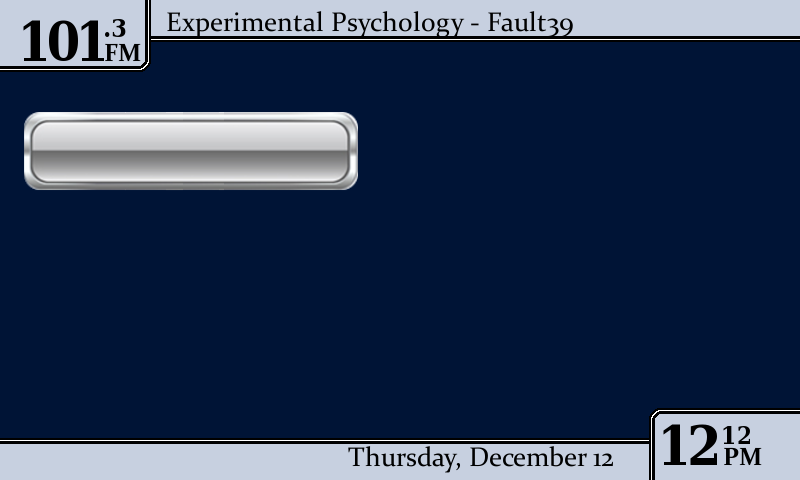
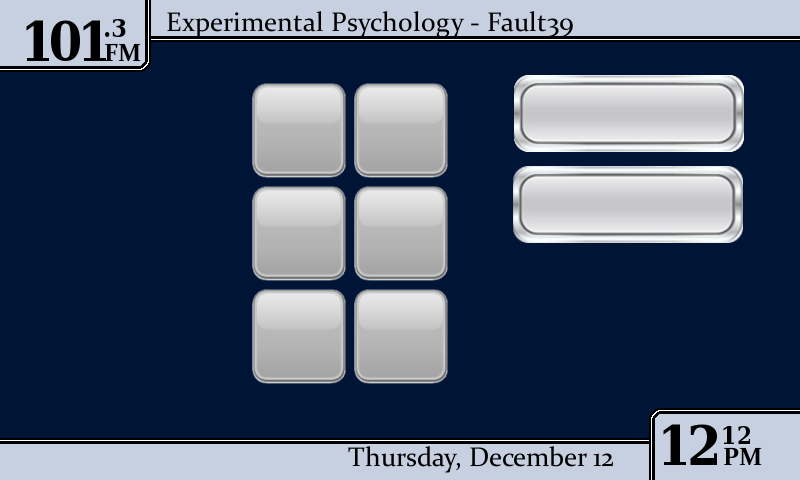
Layer changes from the first 800px x 480px image to the second:
painted on "101" over [left=23, top=20, right=106, bottom=61]
renamed "Buttons" to "buttons", moved it above "lines", painted on it over [left=24, top=75, right=744, bottom=384]
painted on "lines" over [left=23, top=20, right=744, bottom=384]
painted on "Background" over [left=23, top=20, right=744, bottom=384]
